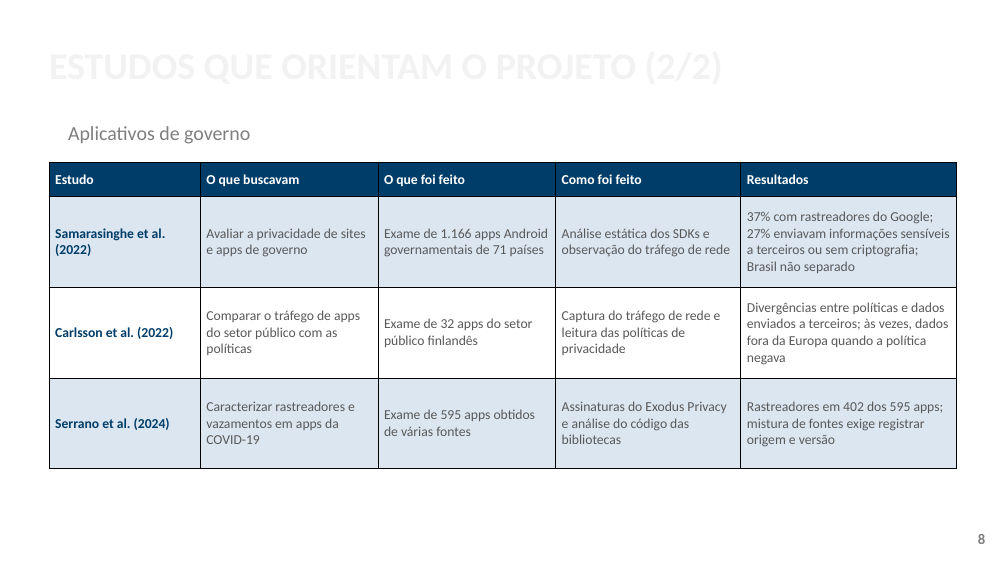
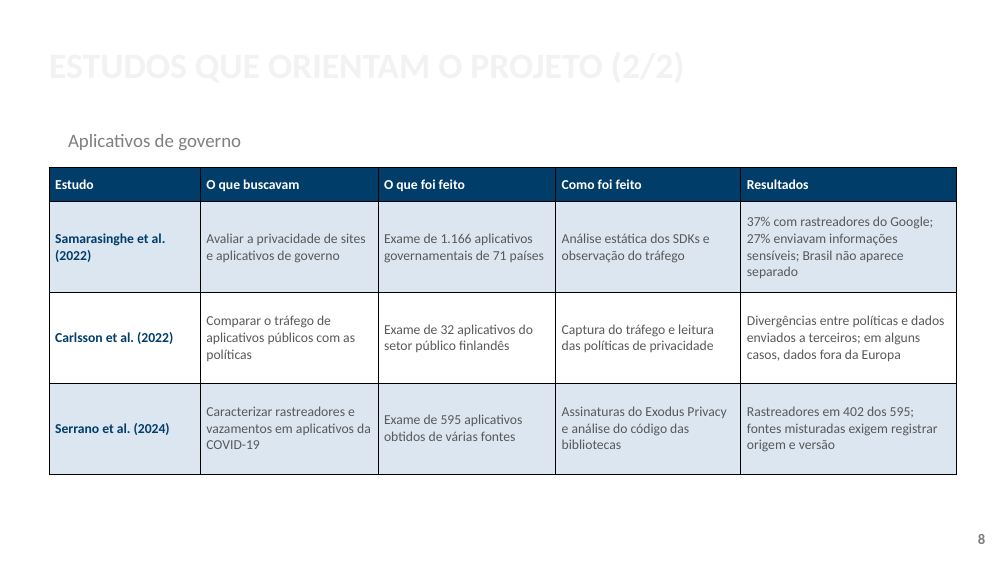
Before and after one commit to ClaudioAMF1/TCC, a slide deck: slide 8 of tcc/apresentacao/apresentacao-defesa-final.pptx. Drawn at 1008x567 pixels with LibreOffice and Linux fonts; fonts in the diff are those of the drawing; background and template pictures are left out. Boxes give left, top, right and bottom in pixels: in the first picture for what was removed or moved away, otherwise in the second. Text is boxed around its words. In the diff, an @@ line names an element or a change of style, - is before the commit and + after.

```diff
--- a/tcc/apresentacao/apresentacao-defesa-final.pptx
+++ b/tcc/apresentacao/apresentacao-defesa-final.pptx
@@ text "Aplicativos de governo" moved from (x1=68, y1=126, x2=250, y2=144) to (x1=68, y1=134, x2=241, y2=150) @@
@@ text "Aplicativos de governo" at (x1=68, y1=134, x2=241, y2=150): size 19 to 18 pt @@
@@ table at (x1=49, y1=168, x2=957, y2=474) @@
-row 2: Samarasinghe et al. (2022) | Avaliar a privacidade de sites e apps de governo | Exame de 1.166 apps Android governamentais de 71 países | Análise estática dos SDKs e observação do tráfego de rede | 37% com rastreadores do Google; 27% enviavam informações sensíveis a terceiros ou sem criptografia; Brasil não separado
+row 2: Samarasinghe et al. (2022) | Avaliar a privacidade de sites e aplicativos de governo | Exame de 1.166 aplicativos governamentais de 71 países | Análise estática dos SDKs e observação do tráfego | 37% com rastreadores do Google; 27% enviavam informações sensíveis; Brasil não aparece separado
-row 3: Carlsson et al. (2022) | Comparar o tráfego de apps do setor público com as políticas | Exame de 32 apps do setor público finlandês | Captura do tráfego de rede e leitura das políticas de privacidade | Divergências entre políticas e dados enviados a terceiros; às vezes, dados fora da Europa quando a política negava
+row 3: Carlsson et al. (2022) | Comparar o tráfego de aplicativos públicos com as políticas | Exame de 32 aplicativos do setor público finlandês | Captura do tráfego e leitura das políticas de privacidade | Divergências entre políticas e dados enviados a terceiros; em alguns casos, dados fora da Europa
-row 4: Serrano et al. (2024) | Caracterizar rastreadores e vazamentos em apps da COVID-19 | Exame de 595 apps obtidos de várias fontes | Assinaturas do Exodus Privacy e análise do código das bibliotecas | Rastreadores em 402 dos 595 apps; mistura de fontes exige registrar origem e versão
+row 4: Serrano et al. (2024) | Caracterizar rastreadores e vazamentos em aplicativos da COVID-19 | Exame de 595 aplicativos obtidos de várias fontes | Assinaturas do Exodus Privacy e análise do código das bibliotecas | Rastreadores em 402 dos 595; fontes misturadas exigem registrar origem e versão
@@ table moved from (x1=49, y1=163, x2=957, y2=469) to (x1=49, y1=168, x2=957, y2=474) @@
```
Also in this commit, not shown: 21 other slides changed, 2 slides added, 10 other files.
